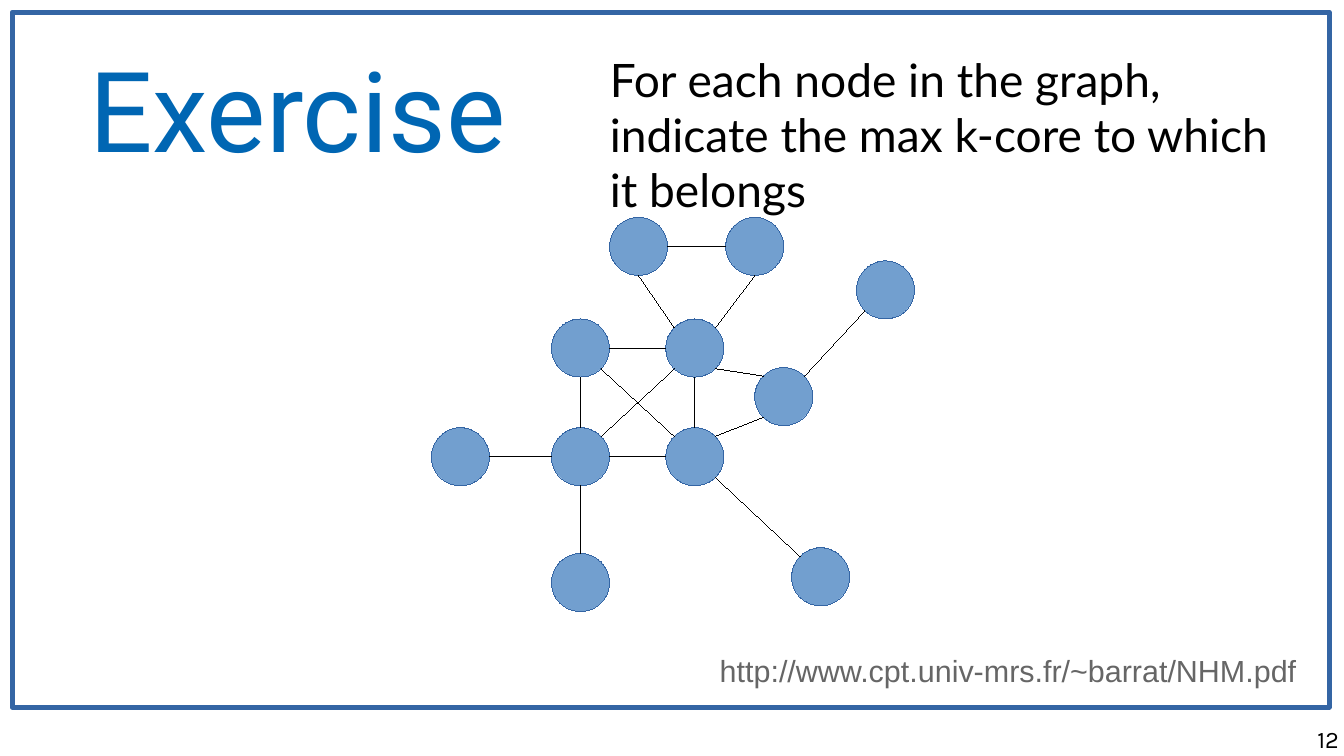
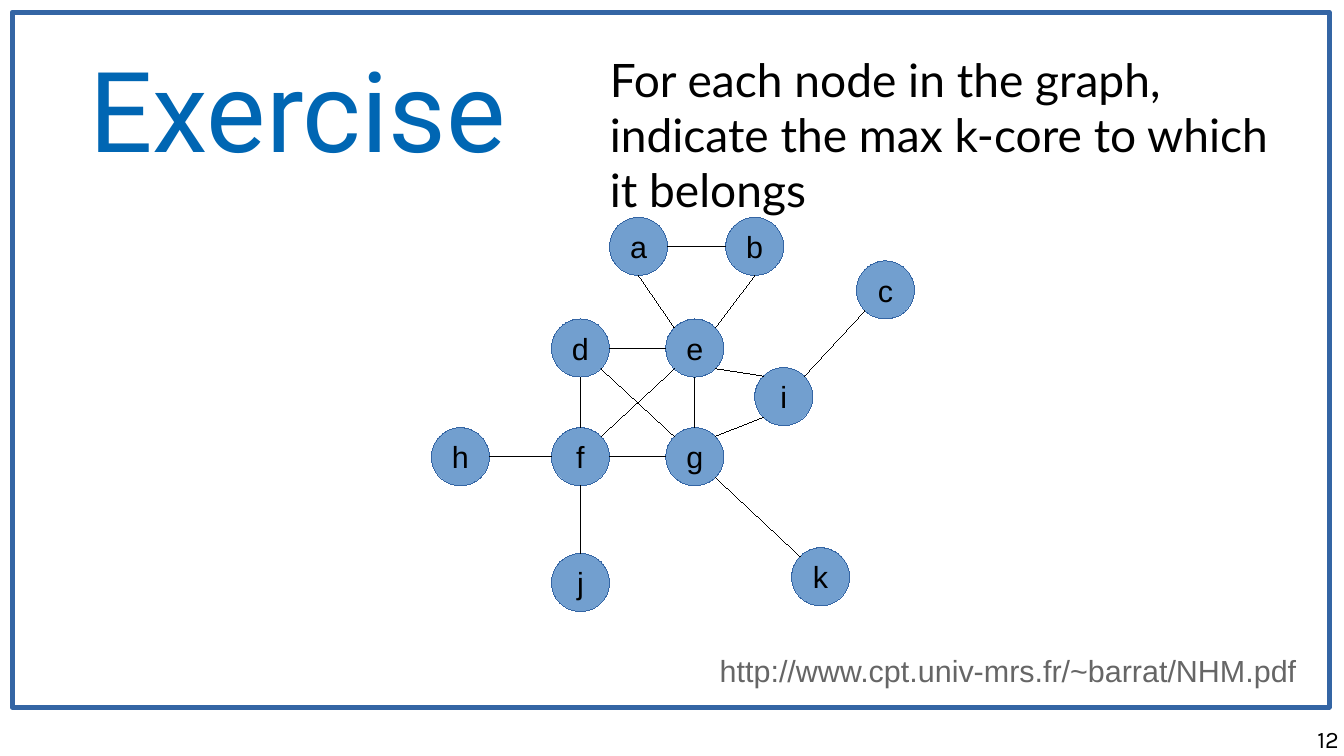
Before and after one commit to chatox/networks-science-course, a slide deck: slide 12 of theory/odp/tt19-k_cores.odp. Drawn at 1344x756 pixels with LibreOffice and Linux fonts; fonts in the diff are those of the drawing. Boxes give left, top, right and bottom in pixels: in the first picture for what was removed or moved away, otherwise in the second. Text is boxed around its words. In the diff, an @@ line names an element or a change of style, - is before the commit and + after.

```diff
--- a/theory/odp/tt19-k_cores.odp
+++ b/theory/odp/tt19-k_cores.odp
@@ text in ellipse at (746, 236, 763, 259): text added @@
+b
@@ text in ellipse at (630, 241, 647, 259): text added @@
+a
@@ text in ellipse at (878, 285, 893, 303): text added @@
+c
@@ text in ellipse at (572, 338, 589, 361): text added @@
+d
@@ text in ellipse at (686, 343, 703, 361): text added @@
+e
@@ text in ellipse at (780, 386, 787, 408): text added @@
+i
@@ text in ellipse at (452, 446, 469, 468): text added @@
+h
@@ text in ellipse at (576, 446, 584, 468): text added @@
+f
@@ text in ellipse at (686, 451, 703, 474): text added @@
+g
@@ text in ellipse at (813, 566, 828, 588): text added @@
+k
@@ text in ellipse at (577, 572, 584, 600): text added @@
+j
```
Also in this commit, not shown: 3 other files.
